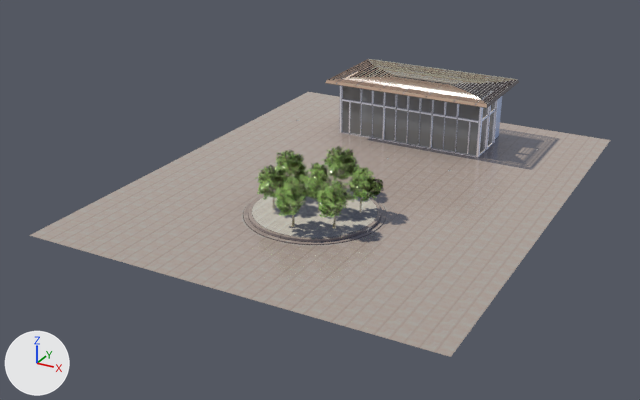
Renders of the glTF model gltf/Site.gltf from each side of a commit.
Rendered twice from a camera (50 mm lens) standing at (26.0, -63.4, 24.3) and looking at (-1.5, -13.4, -0.7). The lights are fixed; the arrows at lower left show +X, +Y and +Z. Where no turn or scale is listed for an object, it has been applied to the vertices.

Before the edit, the objects in view are built like this:
```python
ob_floor = bpy.data.objects.new('Floor', me_floor)
ob_floor.location = (0.0, 0.0, 0.0)
ob_glass = bpy.data.objects.new('Glass', me_glass)
ob_glass.location = (0.0, 0.0, 0.0)
ob_leaves1 = bpy.data.objects.new('Leaves1', me_leaves1)
ob_leaves1.location = (17.16, -10.93, -0.01)
ob_leaves2 = bpy.data.objects.new('Leaves2', me_leaves2)
ob_leaves2.location = (13.61, -8.51, -0.02)
ob_leaves3 = bpy.data.objects.new('Leaves3', me_leaves3)
ob_leaves3.location = (3.2, 0.56, -0.02)
ob_leaves4 = bpy.data.objects.new('Leaves4', me_leaves4)
ob_leaves4.location = (-16.98, -8.53, -0.02)
ob_leaves5 = bpy.data.objects.new('Leaves5', me_leaves5)
ob_leaves5.location = (6.52, -31.73, -0.01)
ob_leaves6 = bpy.data.objects.new('Leaves6', me_leaves6)
ob_leaves6.location = (-17.86, -12.4, -0.01)
ob_wood_top = bpy.data.objects.new('Wood_top', me_wood_top)
ob_wood_top.location = (0.0, 0.0, 0.0)
# also in view: 'Circle_wood' at (0.0, -16.8, -0.2); 'Iron_bars' at (0.0, -0.6, 2.2)
```
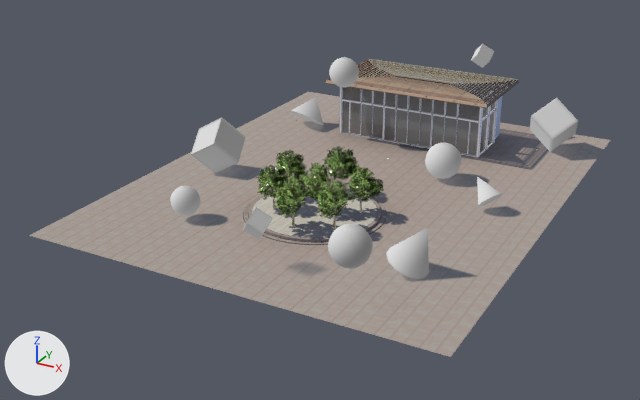
The change, as a list of edits to the scene's bpy script:
```text
Add img_tree_mangoleaves_dif_alpha_tree_mangoleaves_msk_alpha_tree_mangoleaves_msk_png:
    img_tree_mangoleaves_dif_alpha_tree_mangoleaves_msk_alpha_tree_mangoleaves_msk_png = load_image('tree_mangoLeaves_DIF_alpha_tree_mangoLeaves_MSK_alpha_tree_mangoLeaves_MSK.png', 'tree_mangoLeaves_DIF_alpha_tree_mangoLeaves_MSK_alpha_tree_mangoLeaves_MSK.png', 128, 128, 'sRGB')
Add img_floor_2_png:
    img_floor_2_png = load_image('Floor_2.png', 'Floor_2.png', 512, 512, 'sRGB')
Add img_abstract4_png:
    img_abstract4_png = load_image('Abstract4.png', 'Abstract4.png', 256, 256, 'sRGB')
Change mat_wood_aistandardsurface8:
    where n0 = _N.new('ShaderNodeBsdfPrincipled'); n0.name = 'Principled BSDF'
    n0.inputs[2].default_value: 0.2 -> 1.0  # 'Roughness'
Change mat_floor_aistandardsurface4:
    where n0 = _N.new('ShaderNodeBsdfPrincipled'); n0.name = 'Principled BSDF'
    n0.inputs[2].default_value: 0.2 -> 1.0  # 'Roughness'
    where n2 = _N.new('ShaderNodeTexImage'); n2.name = 'Image Texture'
    n2.image: img_floor_png -> img_floor_2_png
Change mat_leaves_blinn2:
    mat_leaves_blinn2.texture: img_tree_mangoleaves_dif_alpha_tree_mangoleaves_msk_png -> img_tree_mangoleaves_dif_alpha_tree_mangoleaves_msk_alpha_tree_mangoleaves_msk_png  # with its transparency
Add mat_aistandardsurface13:
    mat_aistandardsurface13 = bpy.data.materials.new('aiStandardSurface13')
    # colours: black #000000
    # uses the picture img_abstract4_png
Add me_abstract4:
    me_abstract4.from_pydata(...)  # 607 vertices, 1170 faces; spans x -11.6..12.4, y -28.3..4.3, z -0.1..7.6
    me_abstract4.materials.append(mat_aistandardsurface13)
Add ob_abstract4:
    ob_abstract4 = bpy.data.objects.new('Abstract4', me_abstract4)
    ob_abstract4.location = (0.0, 0.0, 0.0)
```

Changed parts and their boxes [x1, y1, x2, y2] in the pictures (640 x 400 px):
'Floor', surface changed
    both: [168, 92, 606, 285]
'Abstract4', added
    after: [170, 44, 578, 279]
'Wood_top', surface changed (white to beige)
    both: [328, 59, 519, 108]
'Leaves2', surface changed
    both: [275, 176, 314, 216]
'Leaves1', surface changed
    both: [317, 180, 356, 217]
'Leaves5', surface changed
    both: [346, 167, 384, 202]
'Leaves4', surface changed
    both: [321, 146, 359, 182]
'Leaves6', surface changed
    both: [255, 165, 288, 200]
'Leaves3', surface changed
    both: [299, 163, 333, 202]
'Leaves7', surface changed
    both: [274, 150, 308, 182]
